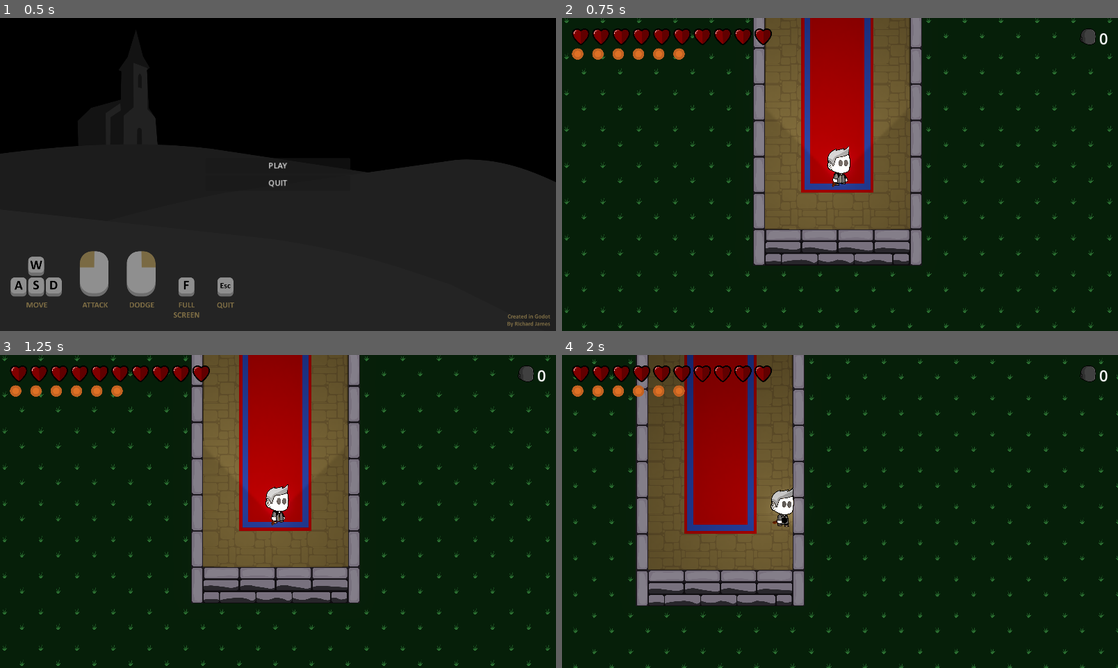
Above: before the commit, frames 1-4 (two rows, left to right).
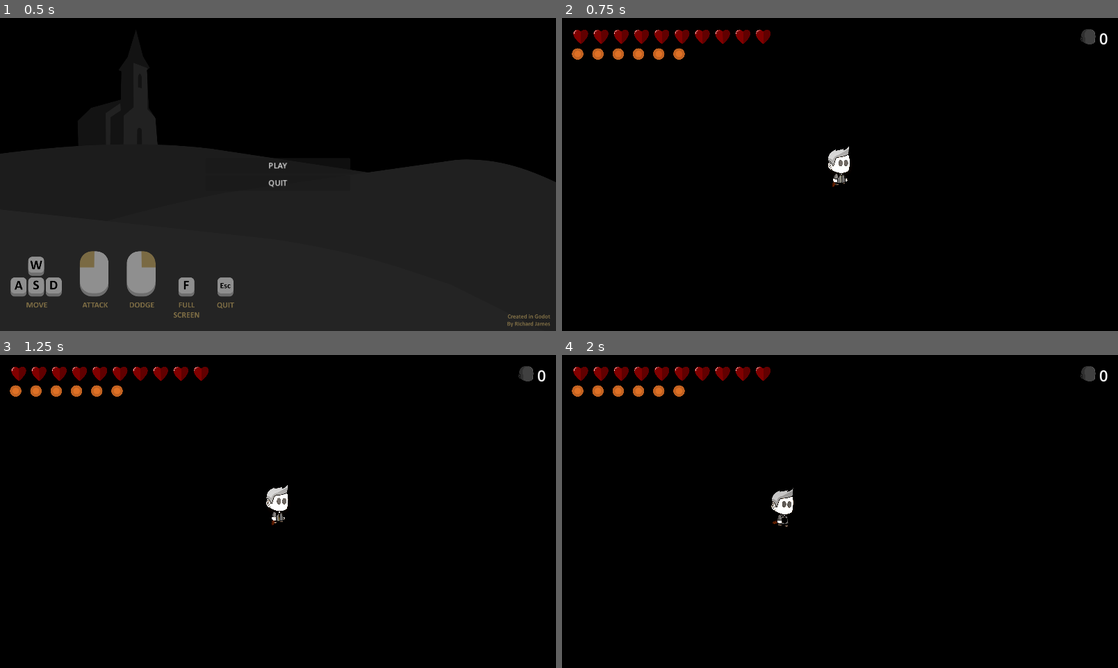
Above: after the commit, the same moments.

Repository: richardpjames/Demon-Slayer
Game: Godot game, scene res://scenes/ui/main_menu.tscn
Two runs of this game, one before a commit and one after it. Both use one fixed random seed, a clock stepped at 60 frames per second and the inputs below.
Inputs (mouse positions are in pixels of both pictures, inside the frame that each line leads up to):
- Up to frame 1 (0.5 s): no input
- Up to frame 2 (0.75 s): click "PLAY" at 0.5 s
- Up to frame 3 (1.25 s): no input
- Up to frame 4 (2 s): move the mouse to (962, 495) at 1.27 s; hold Right (Right) from 1.28 s (still down); right-click (962, 495) at 1.35 s

Frame 1 is identical in both runs. In frame 2, 98% of the frame differs, in the area x 0-100%, y 0-100%; in frame 3, 98%; in frame 4, 98%.

Commit message:
Fixing Case Sensitivity Issues

Diff:
--- a/tiles/tile_set.tres
+++ b/tiles/tile_set.tres
@@ -1,6 +1,4 @@
-[gd_resource type="TileSet" load_steps=19 format=3 uid="uid://d7ujd1ovnkh6"]
-
-[ext_resource type="Texture2D" uid="uid://cjoat0hkinbho" path="res://assets/environment/Tiles.png" id="1_1qw7l"]
+[gd_resource type="TileSet" load_steps=18 format=3 uid="uid://d7ujd1ovnkh6"]
 
 [sub_resource type="NavigationPolygon" id="NavigationPolygon_2ot3b"]
 vertices = PackedVector2Array(150, 150, -150, 150, -150, -150, 150, -150)
@@ -81,7 +79,6 @@
 polygon = PackedVector2Array(-150, -150, 150, -150, 150, 150, -150, 150)
 
 [sub_resource type="TileSetAtlasSource" id="TileSetAtlasSource_4n8wn"]
-texture = ExtResource("1_1qw7l")
 texture_region_size = Vector2i(300, 300)
 0:0/0 = 0
 0:0/0/navigation_layer_0/polygon = SubResource("NavigationPolygon_2ot3b")
Renamed: assets/environment/Tiles.png -> assets/environment/tiles.png
Not shown, changed: assets/environment/tiles.png.import
